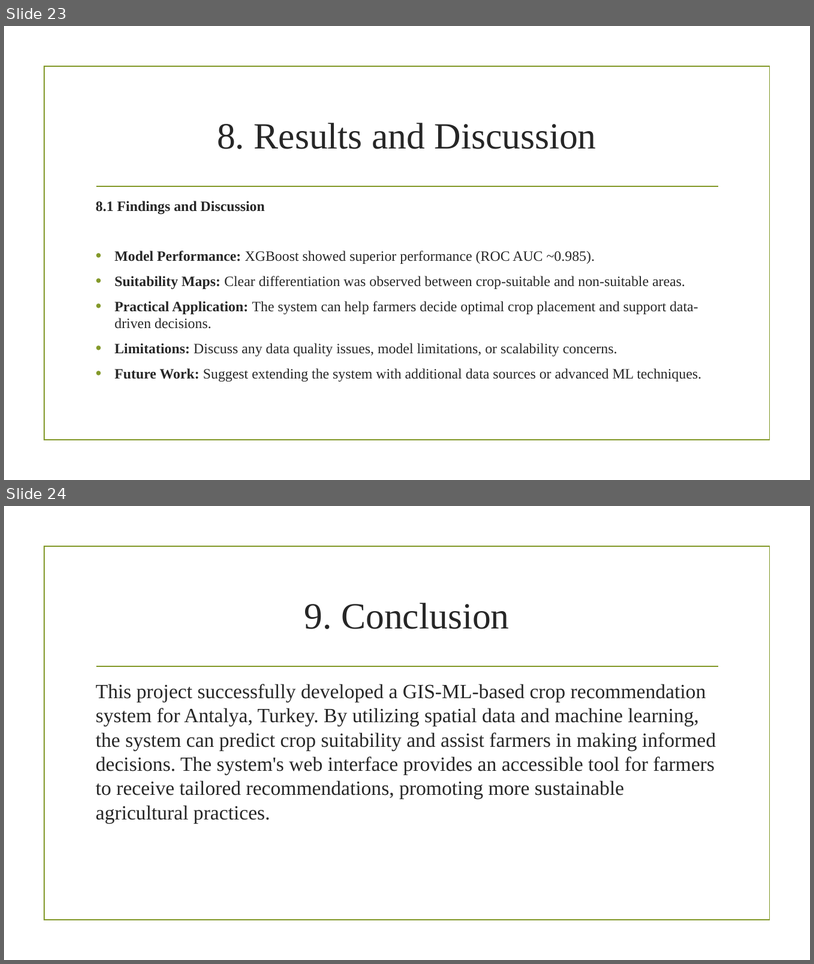
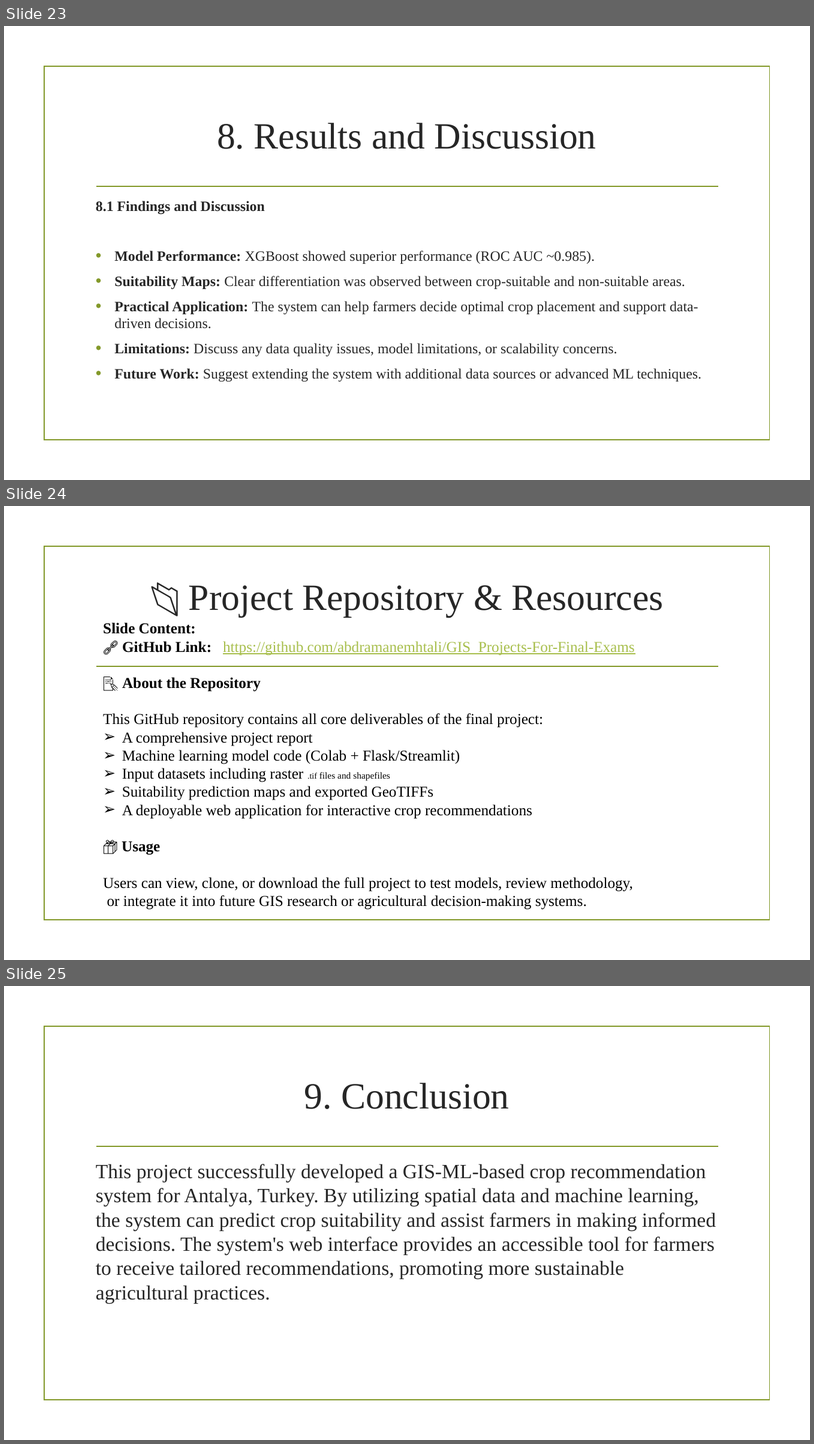
Before and after one commit to abdramanemhtali/GIS_Projects-For-Final-Exams, a slide deck: Projects For Final Exams/Final_Report/Final Project Report Advanced GIS-ML Based Crop Recommendation System for Sustainable.pptx. Shown one above the other, each under a label of ours: slides 23 and 24 before the commit, slides 23, 24 and 25 after it. The pictures are 814x964 and 814x1444 pixels, drawn with LibreOffice and Linux fonts; fonts in the diff are those of the drawing; background and template pictures are left out. Boxes give left, top, right and bottom in pixels: in the first picture for what was removed or moved away, otherwise in the second. Text is boxed around its words. In the diff, an @@ line names an element or a change of style, - is before the commit and + after.

Commit message:
📊 Update final presentation (.pptx) for crop recommendation system

```diff
--- a/Projects For Final Exams/Final_Report/Final Project Report Advanced GIS-ML Based Crop Recommendation System for Sustainable.pptx
+++ b/Projects For Final Exams/Final_Report/Final Project Report Advanced GIS-ML Based Crop Recommendation System for Sustainable.pptx
@@ slide 24 added at (4,506,810,960), background picture (left out); not listed: 2 template elements that a slide beside it also shows @@
@@ title added at (189,585,663,617), 44 pt, text #262626 @@
+📂 Project Repository & Resources
@@ text added at (103,622,635,909), 18 pt, text #000000 @@
+Slide Content:
+🔗 GitHub Link: https://github.com/abdramanemhtali/GIS_Projects-For-Final-Exams
+📝 About the Repository
+This GitHub repository contains all core deliverables of the final project:
+➢ A comprehensive project report
+➢ Machine learning model code (Colab + Flask/Streamlit)
+➢ Input datasets including raster .tif files and shapefiles
+➢ Suitability prediction maps and exported GeoTIFFs
+➢ A deployable web application for interactive crop recommendations
+📦 Usage
+Users can view, clone, or download the full project to test models, review methodology,
+or integrate it into future GIS research or agricultural decision-making systems.
@@ what was slide 24 is now slide 25 @@
```
